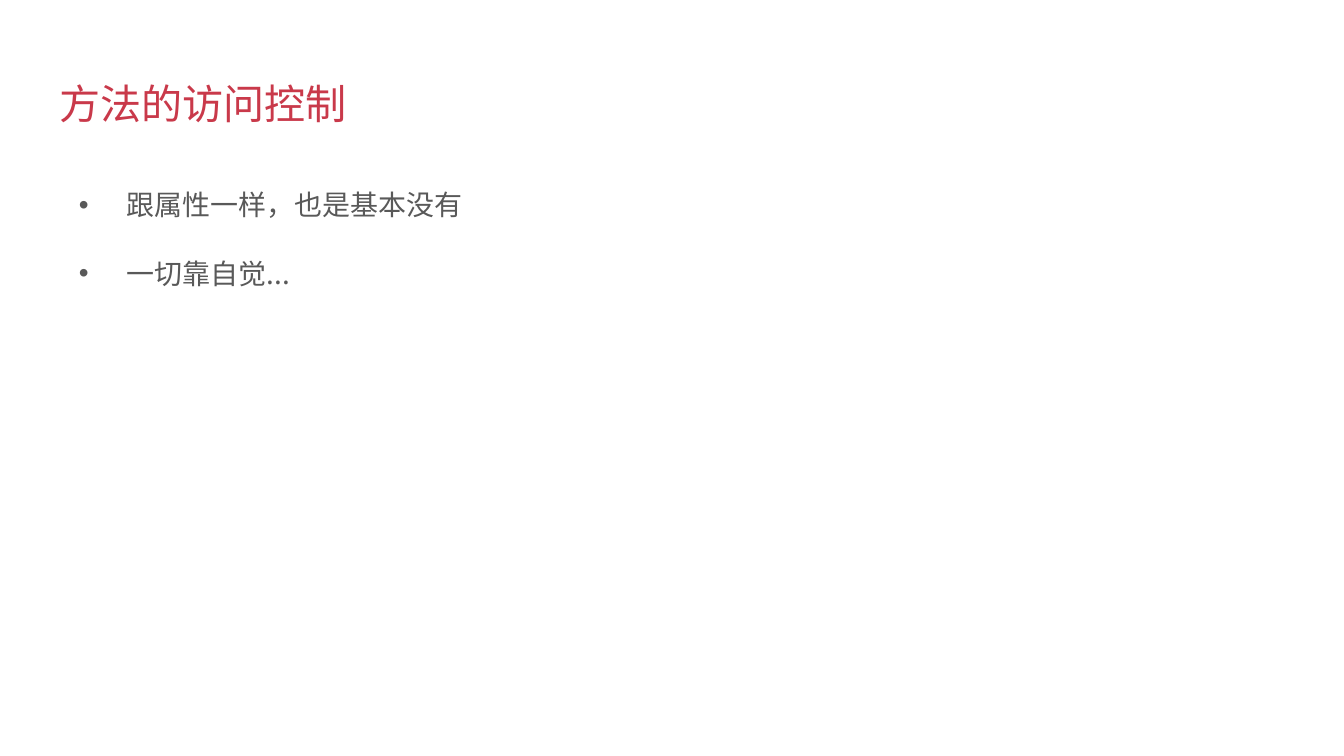
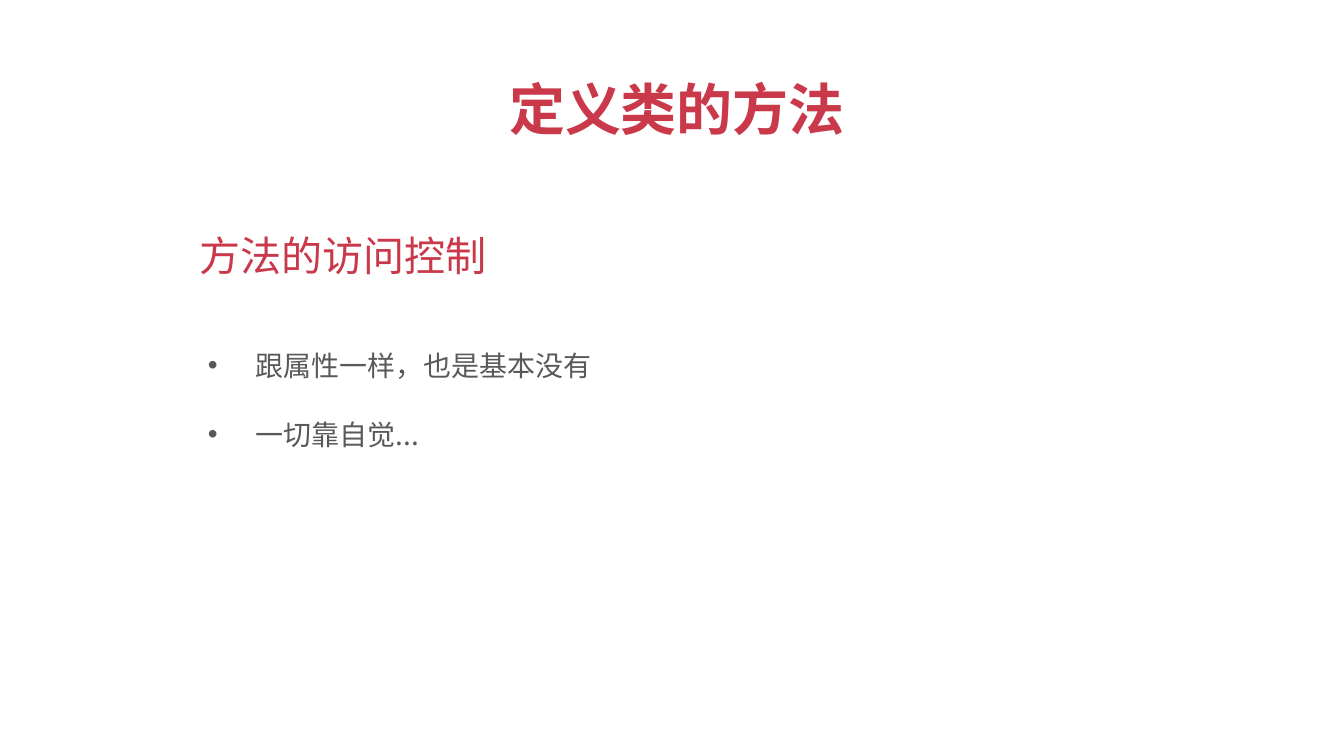
Before and after one commit to albert-feng/Python_OOP, a slide deck: slide 4 of ppt/3.3-定义类的方法.pptx. Drawn at 1344x756 pixels with LibreOffice and Linux fonts; fonts in the diff are those of the drawing. Boxes give left, top, right and bottom in pixels: in the first picture for what was removed or moved away, otherwise in the second. Text is boxed around its words. In the diff, an @@ line names an element or a change of style, - is before the commit and + after.

```diff
--- a/ppt/3.3-定义类的方法.pptx
+++ b/ppt/3.3-定义类的方法.pptx
@@ text added at [509, 82, 845, 135], 30 pt, text #C9394A, bold @@
+定义类的方法
@@ title "方法的访问控制": place and size @@
-title "方法的访问控制" at [59, 84, 346, 123]
+title "方法的访问控制" at [200, 236, 487, 275]
@@ text "跟属性一样，也是基本没有": place and size @@
-text "跟属性一样，也是基本没有" at [126, 191, 462, 287]
+text "跟属性一样，也是基本没有" at [256, 352, 592, 448]
```
Also in this commit, not shown: 6 other slides changed, 4 other files.
